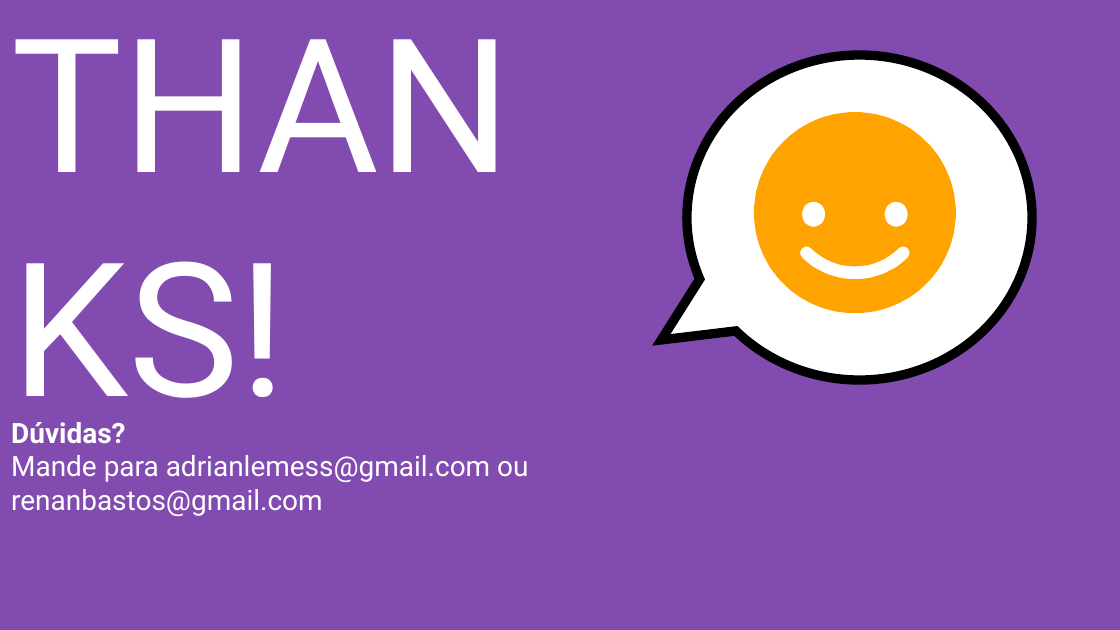
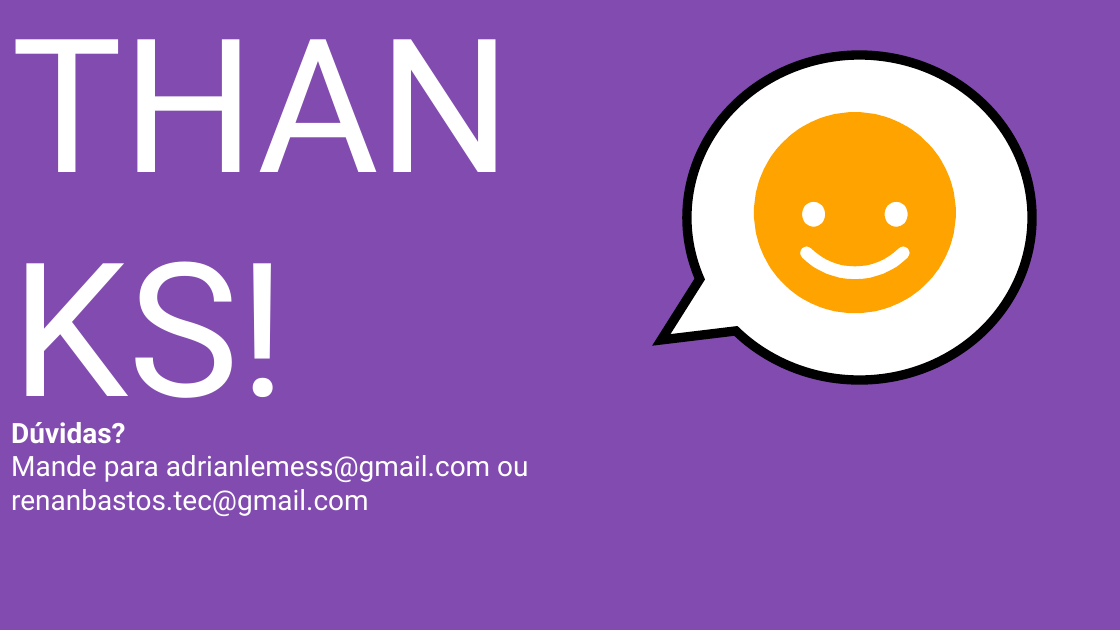
Before and after one commit to renanbastos93/Introdu-o-ao-NodeJS, a slide deck: slide 50 of Apresentacao NodeJS.pptx (slide 49 before the commit). Drawn at 1120x630 pixels with LibreOffice and Linux fonts; fonts in the diff are those of the drawing; background and template pictures are left out. Boxes give left, top, right and bottom in pixels: in the first picture for what was removed or moved away, otherwise in the second. Text is boxed around its words. In the diff, an @@ line names an element or a change of style, - is before the commit and + after.

```diff
--- a/Apresentacao NodeJS.pptx
+++ b/Apresentacao NodeJS.pptx
@@ text at (11,455,528,516): text changed @@
-Mande para adrianlemess@gmail.com ou renanbastos@gmail.com
+Mande para adrianlemess@gmail.com ou renanbastos.tec@gmail.com
```
Also in this commit, not shown: 15 other slides changed, 2 slides added, 1 slide removed, 3 other files.
